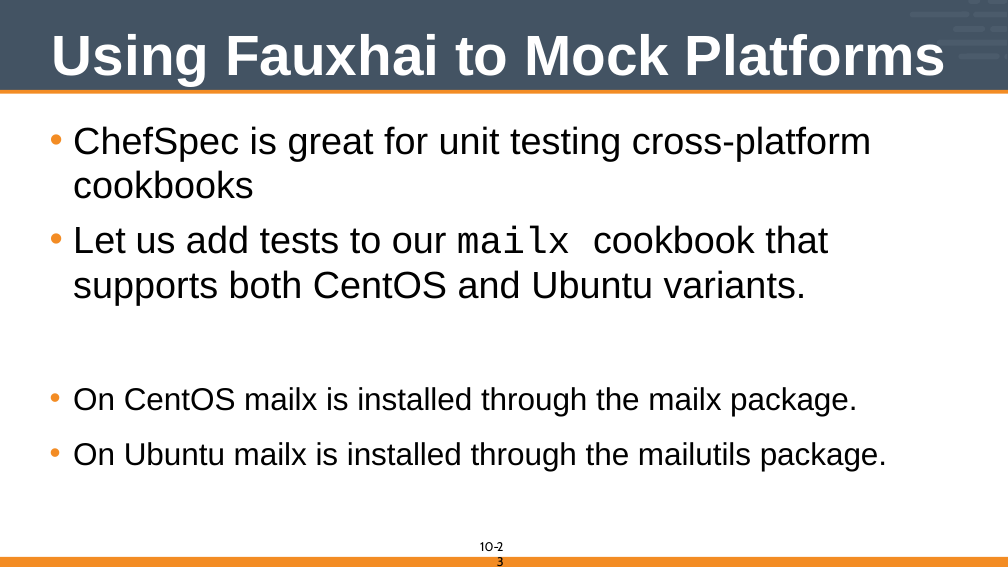
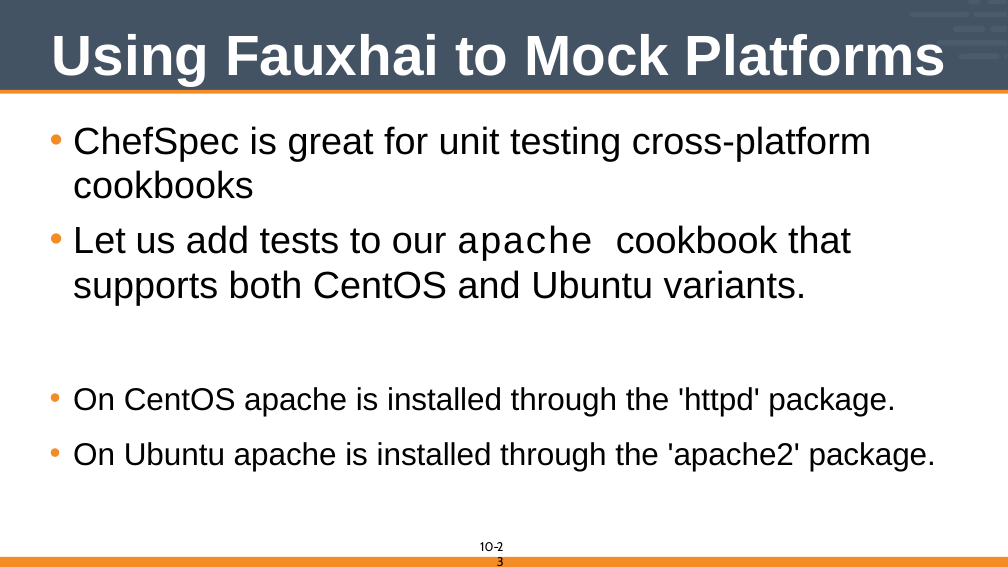
Before and after one commit to vinyar/chef-intermediate, a slide deck: slide 23 of 10-introduction_to_chefspec.pptx. Drawn at 1008x567 pixels with LibreOffice and Linux fonts; fonts in the diff are those of the drawing. Boxes give left, top, right and bottom in pixels: in the first picture for what was removed or moved away, otherwise in the second. Text is boxed around its words. In the diff, an @@ line names an element or a change of style, - is before the commit and + after.

Commit message:
Changed chefspec section to use apache as an example instead of mailx, as the chef_handlers section that included mailx has been changed to use create a file instead of using email

```diff
--- a/10-introduction_to_chefspec.pptx
+++ b/10-introduction_to_chefspec.pptx
@@ text at (73, 225, 936, 471): text changed @@
-• Let us add tests to our mailx cookbook that supports both CentOS and Ubuntu variants.
-• On CentOS mailx is installed through the mailx package.
-• On Ubuntu mailx is installed through the mailutils package.
+• Let us add tests to our apache cookbook that supports both CentOS and Ubuntu variants.
+• On CentOS apache is installed through the 'httpd' package.
+• On Ubuntu apache is installed through the 'apache2' package.
```
Also in this commit, not shown: 8 other slides changed.
